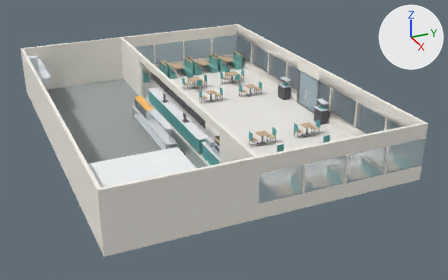
What one commit did to the OBJ model Assets/Scenes/kitchen/restaurant.obj.
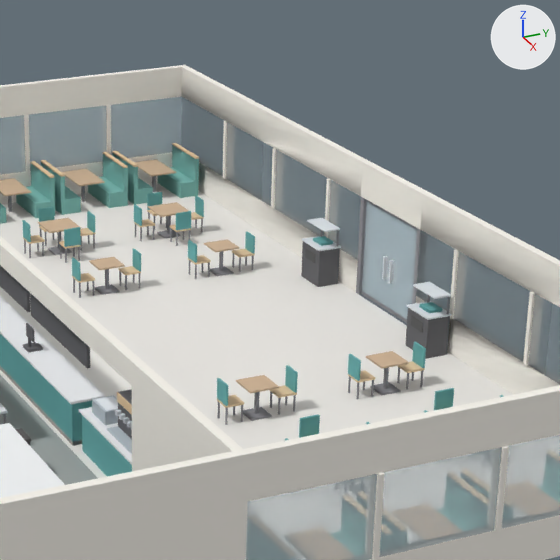
Old and new are each drawn whole from a 50 mm camera at (36.33, -13.97, 16.86) aimed at (1.76, 1.59, -0.42) and again close up on the part from 39% to 82% of the width and 1% to 69% of the height. The lights are fixed; the arrows at upper right show +X, +Y and +Z. The last two pictures show the newer version. Where no turn or scale is listed for an object, it has been applied to the vertices.

Objects in the first close-up: 'Booth_2', 'Counter_Header', 'Drink_Station', 'Entrance_Door_Frame', 'Floor_Kitchen', 'Floor_Lobby', 'Front_Counter', 'Partition_Right', 'Wall_Front_Windows', 'Wall_Kitchen_Right', 'Wall_Lobby_Left_Windows', 'Wall_Lobby_Right_Windows' and 19 more.
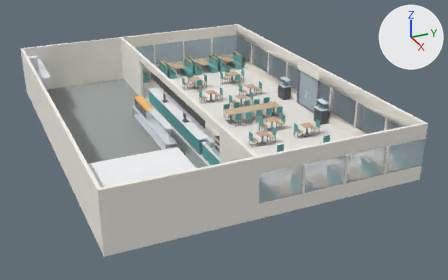
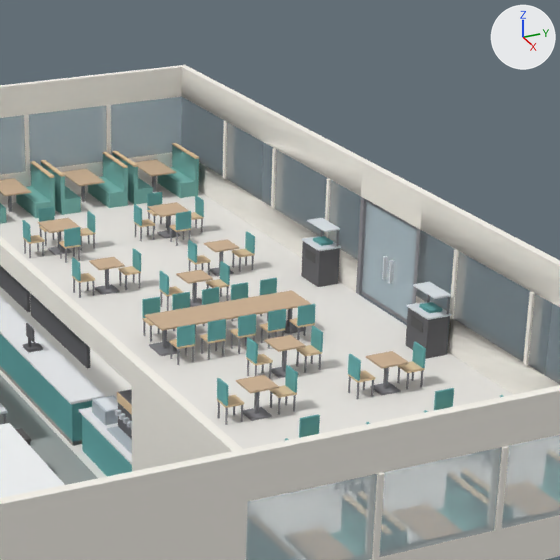
Boxes (x1, y1, x2, y2) around the edits, measured in the close-ups (560 x 560 px):
'Shared_Table', added
    after: (142, 278, 315, 365)
    faces in mat_mat_accentteal (cyan #65adad): (142, 278, 315, 347)
    faces in mat_mat_tabletop (beige #ceb395): (144, 290, 311, 331)
    faces in mat_mat_metallegs (grey #89898e): (143, 308, 314, 365)
    faces in mat_mat_accentwood (beige #e5c8a2): (142, 318, 315, 349)
'Table2_6', added
    after: (246, 326, 323, 379)
    faces in mat_mat_accentteal (cyan #65adad): (246, 326, 323, 364)
    faces in mat_mat_metallegs (grey #89898e): (247, 350, 321, 379)
    faces in mat_mat_tabletop (beige #ceb395): (264, 335, 306, 352)
    faces in mat_mat_accentwood (beige #e5c8a2): (246, 345, 322, 366)
'Table2_5', added
    after: (160, 261, 230, 311)
    faces in mat_mat_accentteal (cyan #65adad): (160, 261, 230, 295)
    faces in mat_mat_tabletop (beige #ceb395): (176, 270, 213, 284)
    faces in mat_mat_metallegs (grey #89898e): (160, 283, 229, 311)
    faces in mat_mat_accentwood (beige #e5c8a2): (160, 279, 230, 296)

The change, as a list of edits to the scene's bpy script:
```text
Add me_table2_6:
    me_table2_6.from_pydata(...)  # 116 vertices, 90 faces; spans x 2.05..2.75, y 3.98..5.72, z 0.0..0.95
    # faces by material slot: [6, 60, 12, 12]
    me_table2_6.materials.append(mat_mat_tabletop)  # beige #ceb395
    me_table2_6.materials.append(mat_mat_metallegs)  # grey #89898e
    me_table2_6.materials.append(mat_mat_accentwood)  # beige #e5c8a2
    me_table2_6.materials.append(mat_mat_accentteal)  # cyan #65adad
Add me_table2_5:
    me_table2_5.from_pydata(...)  # 116 vertices, 90 faces; spans x -2.75..-2.05, y 3.98..5.72, z 0.0..0.95
    # faces by material slot: [6, 60, 12, 12]
    me_table2_5.materials.append(mat_mat_tabletop)  # beige #ceb395
    me_table2_5.materials.append(mat_mat_metallegs)  # grey #89898e
    me_table2_5.materials.append(mat_mat_accentwood)  # beige #e5c8a2
    me_table2_5.materials.append(mat_mat_accentteal)  # cyan #65adad
Add me_shared_table:
    me_shared_table.from_pydata(...)  # 500 vertices, 390 faces; spans x -1.0..1.0, y 2.6..6.6, z 0.0..0.95
    # faces by material slot: [6, 264, 60, 60]
    me_shared_table.materials.append(mat_mat_tabletop)  # beige #ceb395
    me_shared_table.materials.append(mat_mat_metallegs)  # grey #89898e
    me_shared_table.materials.append(mat_mat_accentwood)  # beige #e5c8a2
    me_shared_table.materials.append(mat_mat_accentteal)  # cyan #65adad
Add ob_table2_6:
    ob_table2_6 = bpy.data.objects.new('Table2_6', me_table2_6)
    ob_table2_6.location = (0.0, 0.0, 0.0)
Add ob_table2_5:
    ob_table2_5 = bpy.data.objects.new('Table2_5', me_table2_5)
    ob_table2_5.location = (0.0, 0.0, 0.0)
Add ob_shared_table:
    ob_shared_table = bpy.data.objects.new('Shared_Table', me_shared_table)
    ob_shared_table.location = (0.0, 0.0, 0.0)
```
